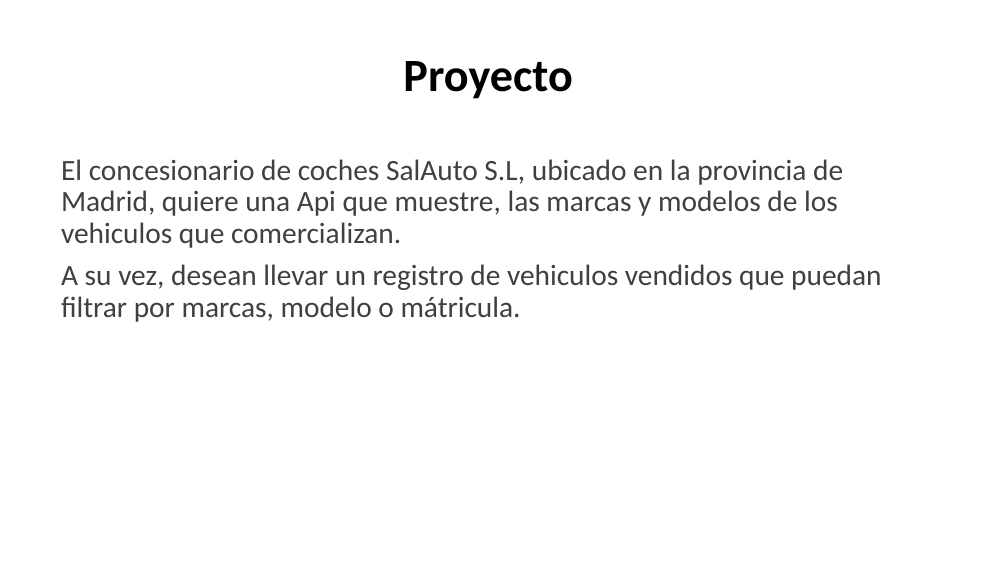
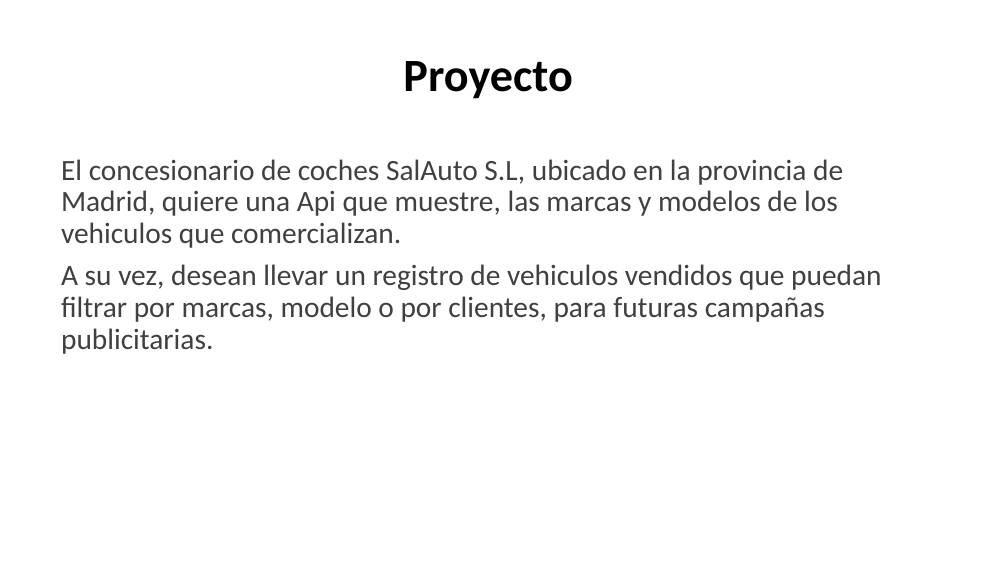
Before and after one commit to Peypa0512/Proyecto_Final, a slide deck: slide 3 of Presentación proyecto.pptx. Drawn at 1008x567 pixels with LibreOffice and Linux fonts; fonts in the diff are those of the drawing. Boxes give left, top, right and bottom in pixels: in the first picture for what was removed or moved away, otherwise in the second. Text is boxed around its words. In the diff, an @@ line names an element or a change of style, - is before the commit and + after.

```diff
--- a/Presentación proyecto.pptx
+++ b/Presentación proyecto.pptx
@@ text at <box>61,264,881,354</box>: text changed @@
-A su vez, desean llevar un registro de vehiculos vendidos que puedan filtrar por marcas, modelo o mátricula.
+A su vez, desean llevar un registro de vehiculos vendidos que puedan filtrar por marcas, modelo o por clientes, para futuras campañas publicitarias.
```
Also in this commit, not shown: 18 other slides changed, 4 slides added, 4 slides removed, 22 other files.
